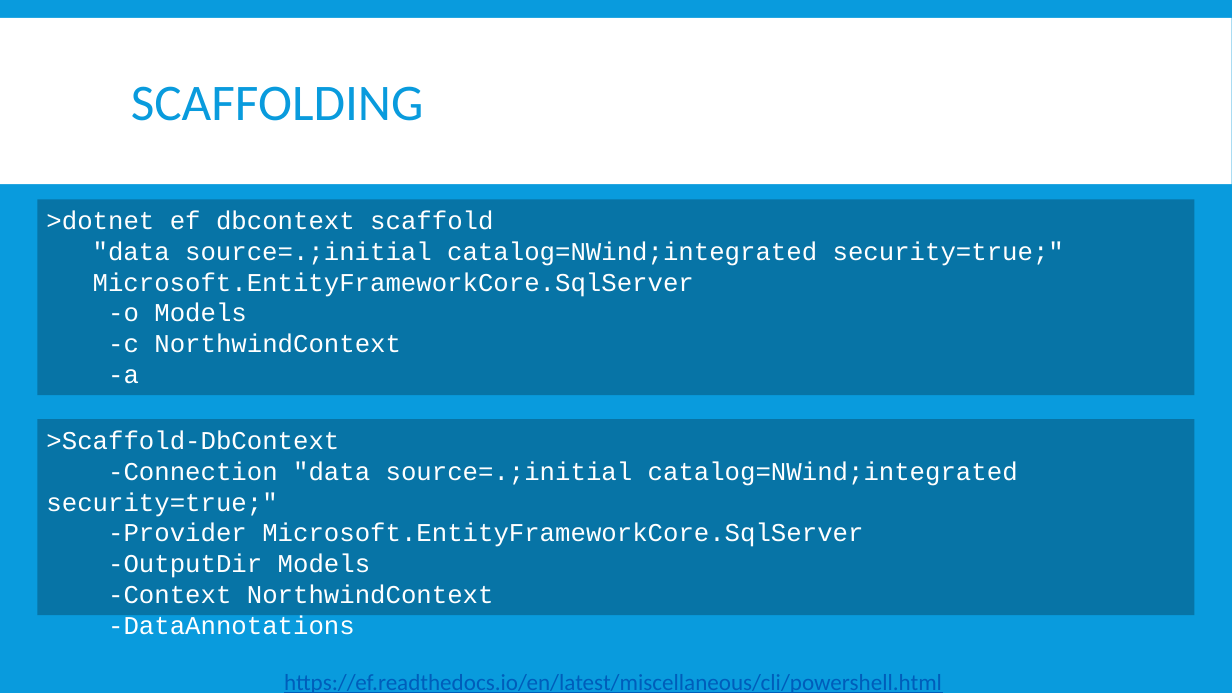
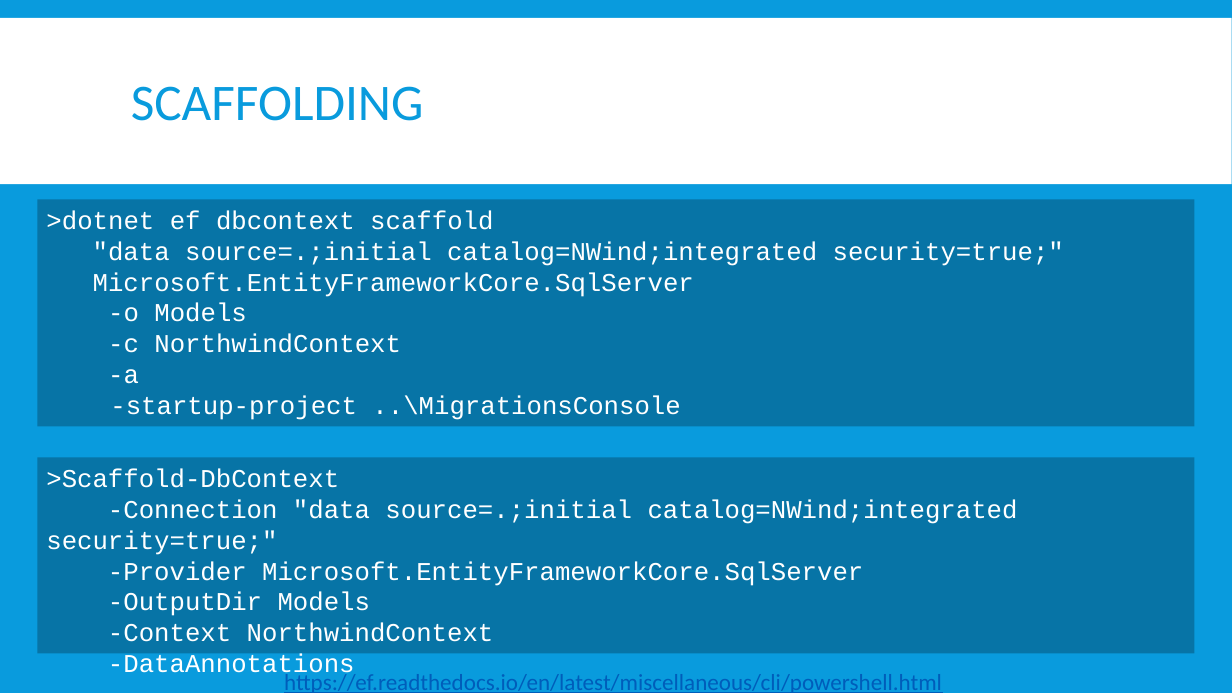
Before and after one commit to jwooley/EfCore, a slide deck: slide 7 of EfCoreGettingStarted.pptx. Drawn at 1232x693 pixels with LibreOffice and Linux fonts; fonts in the diff are those of the drawing. Boxes give left, top, right and bottom in pixels: in the first picture for what was removed or moved away, otherwise in the second. Text is boxed around its words. In the diff, an @@ line names an element or a change of style, - is before the commit and + after.

Commit message:
Update slides

```diff
--- a/EfCoreGettingStarted.pptx
+++ b/EfCoreGettingStarted.pptx
@@ rectangle ">dotnet ef dbcontext scaffold": place and size @@
-rectangle ">dotnet ef dbcontext scaffold" at [37,200,1194,396]
+rectangle ">dotnet ef dbcontext scaffold" at [37,200,1194,427]
@@ text in rectangle at [110,395,680,420]: paragraph added @@
+-startup-project ..\MigrationsConsole
@@ rectangle ">Scaffold-DbContext": place and size @@
-rectangle ">Scaffold-DbContext" at [37,420,1194,616]
+rectangle ">Scaffold-DbContext" at [37,457,1194,653]
```
